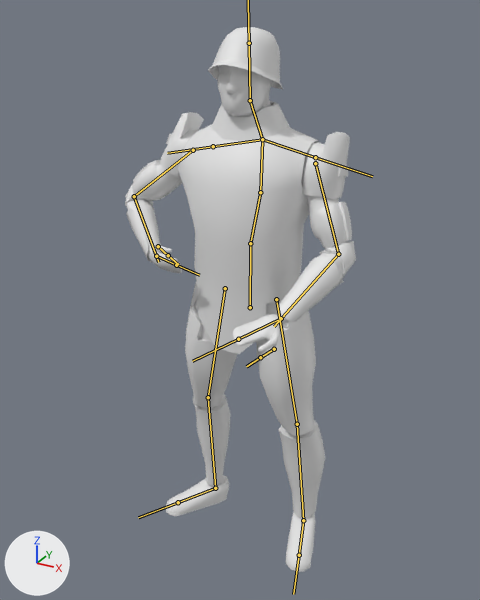
The FBX model D5 Game Project/Assets/Jochem/Models/Soldier human model.fbx as it was, and as the next commit left it.
Before and after are seen from a camera (50 mm lens) standing at (0.995, -1.883, 1.88) and looking at (-0.001, -0.071, 0.974). The axes (+X, +Y, +Z) are drawn at lower left. The lights are the same throughout. Both versions are drawn at frame 1 of the action 'basic humanoid rig.001|idle'; the numbers are the values there. The bones that bend it are drawn over the model as lines.
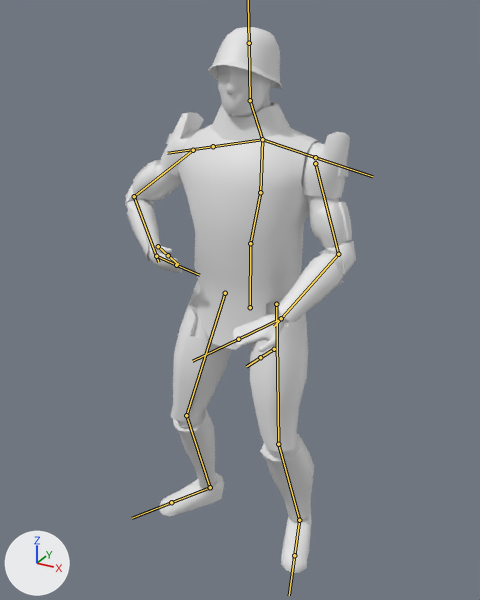
Changed parts and their boxes (x1, y1, x2, y2) in the pictures (480 x 600 px):
```json
{"object": "Cube.001", "change": "posed", "before": [125, 27, 356, 572], "after": [125, 27, 356, 573]}
{"bone": "top leg.R", "before": "(276, 299) to (297, 424)", "after": "(276, 304) to (278, 444)"}
{"bone": "bottom leg.R", "before": "(297, 424) to (303, 520)", "after": "(278, 444) to (299, 520)"}
{"bone": "feet.R", "before": "(303, 520) to (299, 555)", "after": "(299, 520) to (294, 555)"}
{"bone": "top leg.L", "before": "(225, 288) to (208, 397)", "after": "(225, 293) to (186, 415)"}
{"bone": "bottom leg.L", "before": "(208, 397) to (215, 488)", "after": "(186, 415) to (210, 487)"}
{"bone": "feet.L", "before": "(215, 488) to (178, 502)", "after": "(210, 487) to (171, 502)"}
```

Edits to the scene script, one JSON object a line:
```json
{"block": "bone_top_leg_r", "where": "bone_top_leg_r = bpy.data.objects['basic humanoid rig.001'].pose.bones['top leg.R']"}
{"op": "set", "path": "bone_top_leg_r.location", "old": "(0.0, 0.0, 0.0)", "new": "(0.0, 0.017, -0.001)"}
{"op": "set", "path": "bone_top_leg_r.rotation_quaternion", "old": "(0.998, 0.064, 0.0, 0.0)", "new": "(0.985, 0.063, -0.021, -0.162)", "note": "degrees (7, 0, 0) -> degrees (8, -1, -19)"}
{"block": "bone_bottom_leg_r", "where": "bone_bottom_leg_r = bpy.data.objects['basic humanoid rig.001'].pose.bones['bottom leg.R']  # child of 'top leg.R'"}
{"op": "set", "path": "bone_bottom_leg_r.rotation_quaternion", "old": "(0.997, -0.075, 0.009, 0.0)", "new": "(0.958, -0.068, 0.042, 0.276)", "note": "degrees (-9, 1, 0) -> degrees (-6, 7, 32)"}
{"block": "bone_feet_r", "where": "bone_feet_r = bpy.data.objects['basic humanoid rig.001'].pose.bones['feet.R']  # child of 'bottom leg.R'"}
{"op": "set", "path": "bone_feet_r.rotation_quaternion", "old": "(0.988, 0.156, -0.016, 0.006)", "new": "(0.981, 0.157, -0.033, -0.105)", "note": "degrees (18, -2, 0) -> degrees (18, -2, -13)"}
{"block": "bone_top_leg_l", "where": "bone_top_leg_l = bpy.data.objects['basic humanoid rig.001'].pose.bones['top leg.L']"}
{"op": "set", "path": "bone_top_leg_l.location", "old": "(0.0, 0.0, 0.0)", "new": "(0.0, 0.017, -0.001)"}
{"op": "set", "path": "bone_top_leg_l.rotation_quaternion", "old": "(0.999, 0.05, 0.0, 0.0)", "new": "(0.985, 0.049, 0.019, 0.162)", "note": "degrees (6, 0, 0) -> degrees (6, 1, 19)"}
{"block": "bone_bottom_leg_l", "where": "bone_bottom_leg_l = bpy.data.objects['basic humanoid rig.001'].pose.bones['bottom leg.L']  # child of 'top leg.L'"}
{"op": "set", "path": "bone_bottom_leg_l.rotation_quaternion", "old": "(0.997, -0.076, -0.009, 0.0)", "new": "(0.958, -0.07, -0.034, -0.277)", "note": "degrees (-9, -1, 0) -> degrees (-7, -6, -32)"}
{"block": "bone_feet_l", "where": "bone_feet_l = bpy.data.objects['basic humanoid rig.001'].pose.bones['feet.L']  # child of 'bottom leg.L'"}
{"op": "set", "path": "bone_feet_l.rotation_quaternion", "old": "(0.948, 0.316, 0.032, -0.003)", "new": "(0.942, 0.312, 0.066, 0.104)", "note": "degrees (37, 4, 1) -> degrees (37, 3, 14)"}
```
